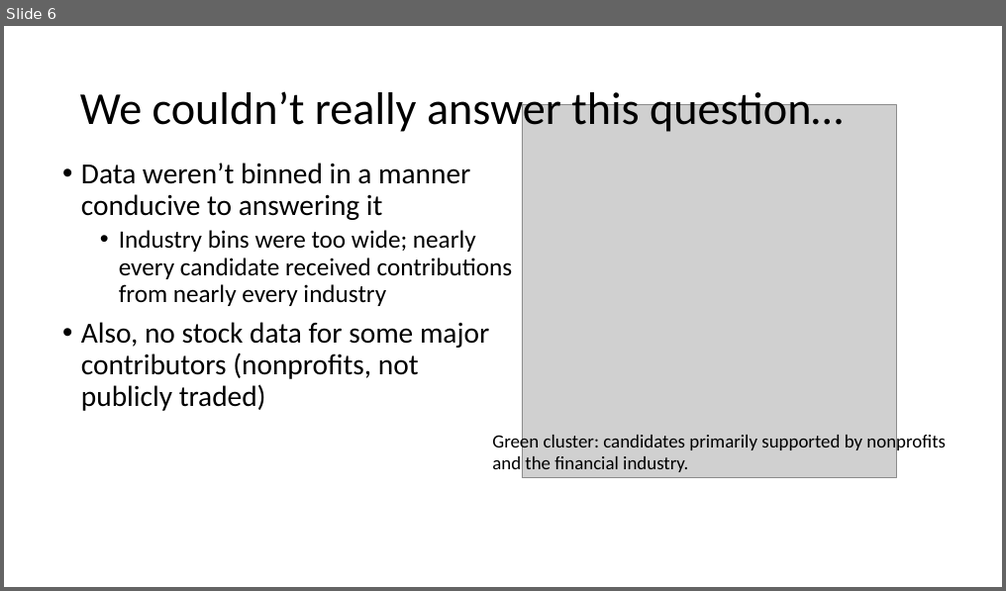
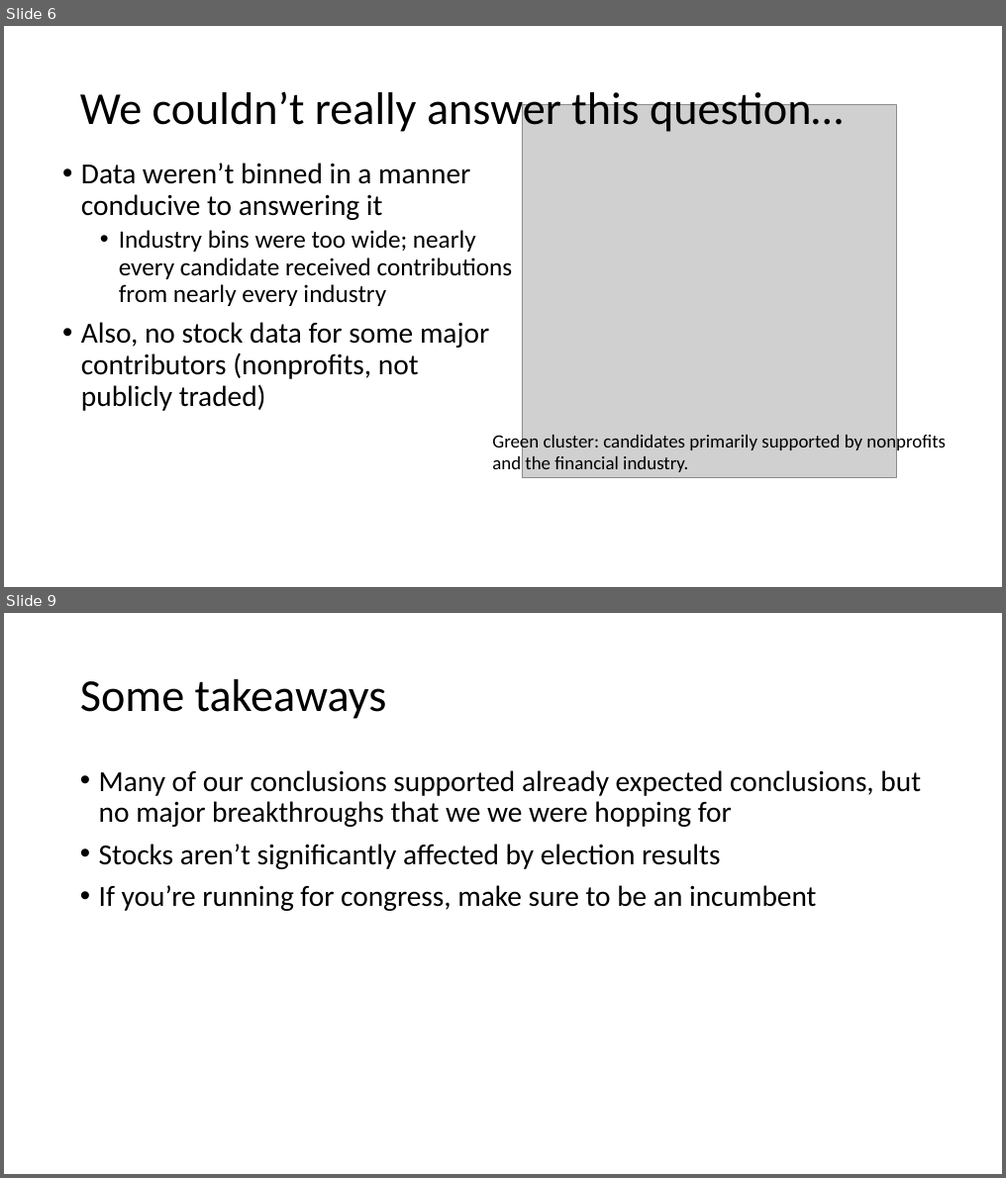
Before and after one commit to arifyali/50-percent-Chance-of-Awesome, a slide deck: Josh Slides.pptx. Shown one above the other, each under a label of ours: slide 6 before the commit, slides 6 and 9 after it; the slides between them are not shown. The pictures are 1006x591 and 1006x1178 pixels, drawn with LibreOffice and Linux fonts; fonts in the diff are those of the drawing; grey boxes stand for pictures. Boxes give left, top, right and bottom in pixels: in the first picture for what was removed or moved away, otherwise in the second. Text is boxed around its words. In the diff, an @@ line names an element or a change of style, - is before the commit and + after.

```diff
--- a/Josh Slides.pptx
+++ b/Josh Slides.pptx
@@ slide 9 added at bbox=[4, 613, 1002, 1174], background #FFFFFF @@
@@ title added at bbox=[80, 679, 387, 719], 44 pt, text #000000 @@
+Some takeaways
@@ text added at bbox=[99, 770, 921, 911], 28 pt, text #000000 @@
+• Many of our conclusions supported already expected conclusions, but no major breakthroughs that we we were hopping for
+• Stocks aren’t significantly affected by election results
+• If you’re running for congress, make sure to be an incumbent
```
Also in this commit, not shown: 2 other slides added, 2 other files.
